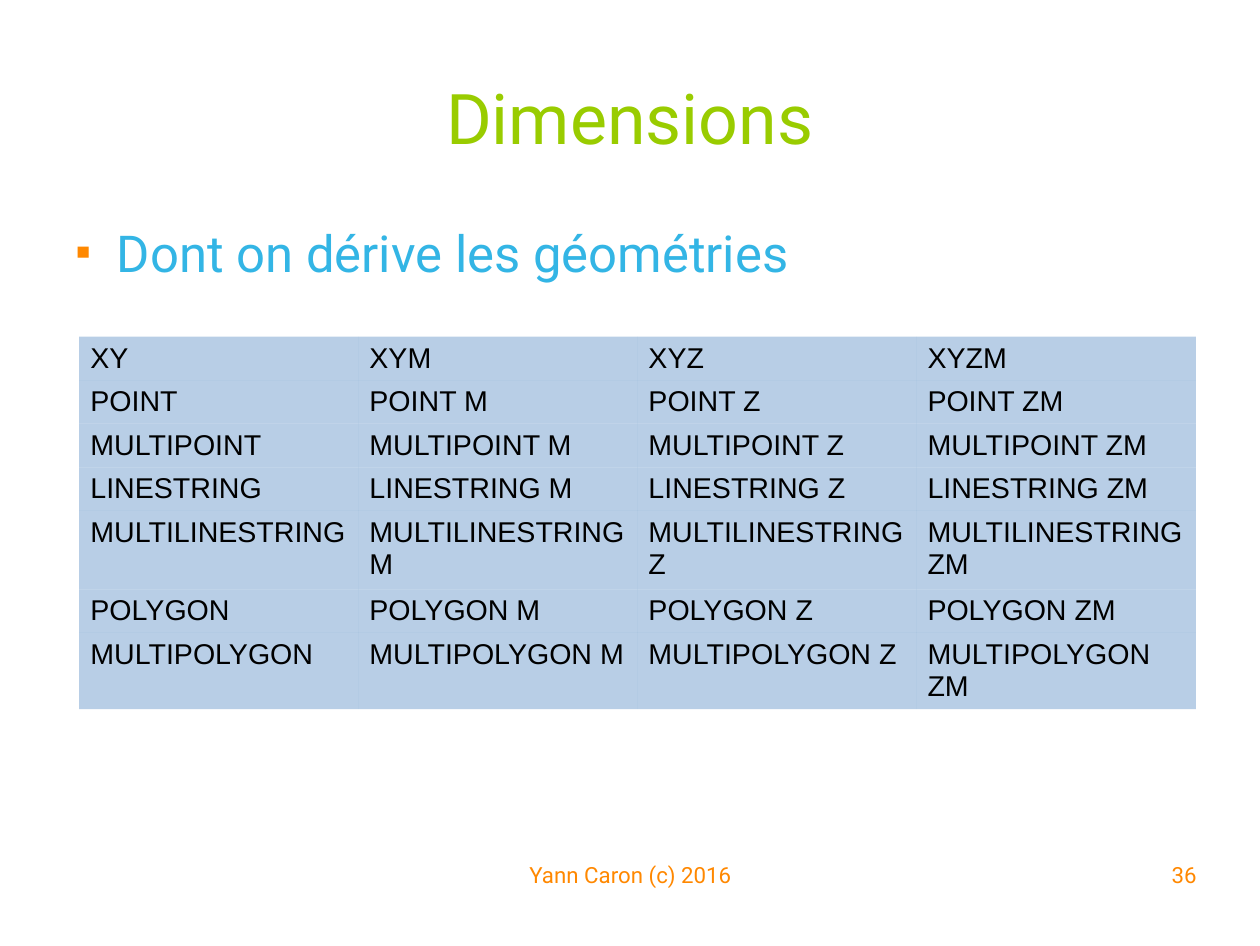
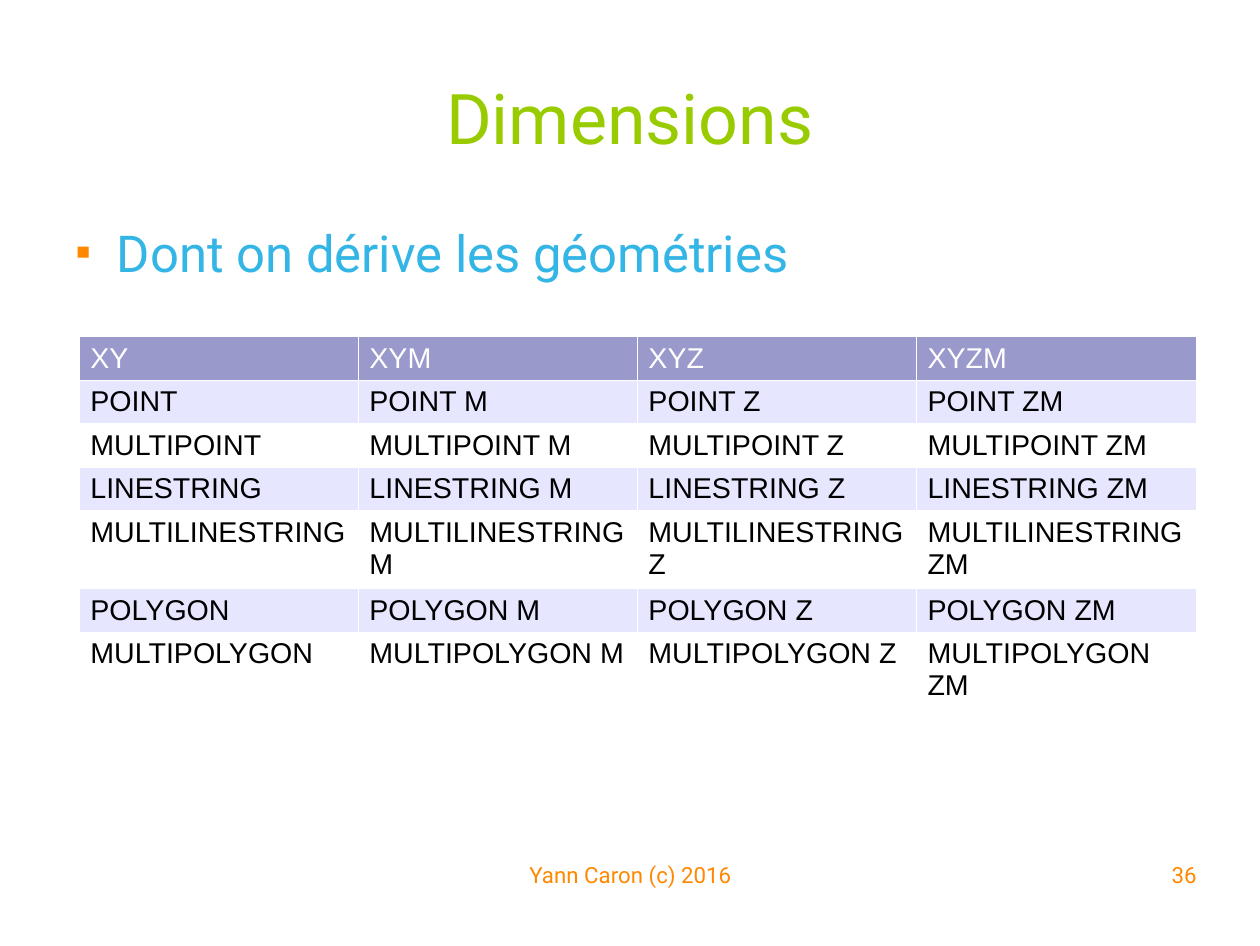
Before and after one commit to YannCaron/Android-ENSG, a slide deck: slide 36 of 10 - Spatialite.odp. Drawn at 1260x946 pixels with LibreOffice and Linux fonts; fonts in the diff are those of the drawing; background and template pictures are left out. Boxes give left, top, right and bottom in pixels: in the first picture for what was removed or moved away, otherwise in the second. Text is boxed around its words. In the diff, an @@ line names an element or a change of style, - is before the commit and + after.

```diff
--- a/10 - Spatialite.odp
+++ b/10 - Spatialite.odp
@@ table at box(79, 336, 1196, 709) @@
@@ fill #729FCF at 50% opacity to #9999CC in row 1 @@
@@ fill #729FCF at 50% opacity to #E6E6FF in 12 cells @@
@@ fill #729FCF at 50% opacity to #FFFFFF in 12 cells @@
@@ text colour #000000 to #FFFFFF in "XY", "XYM", "XYZ", "XYZM" @@
@@ borders changed @@
```
Also in this commit, not shown: 5 other slides changed, 1 slide removed, 8 other files.
